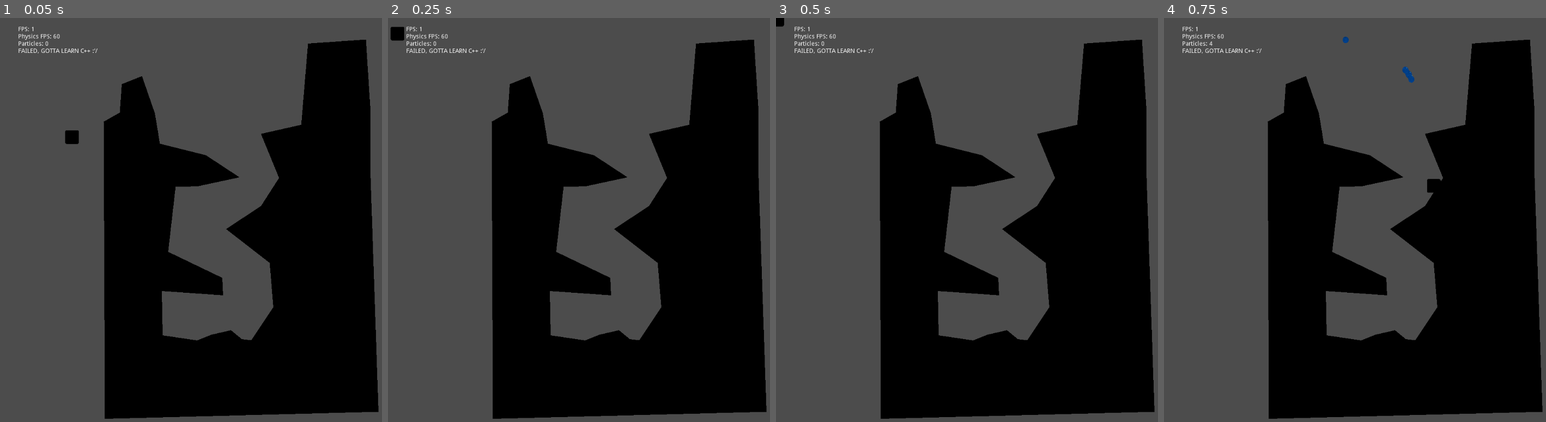
Above: before the commit, frames 1-4 (left to right).
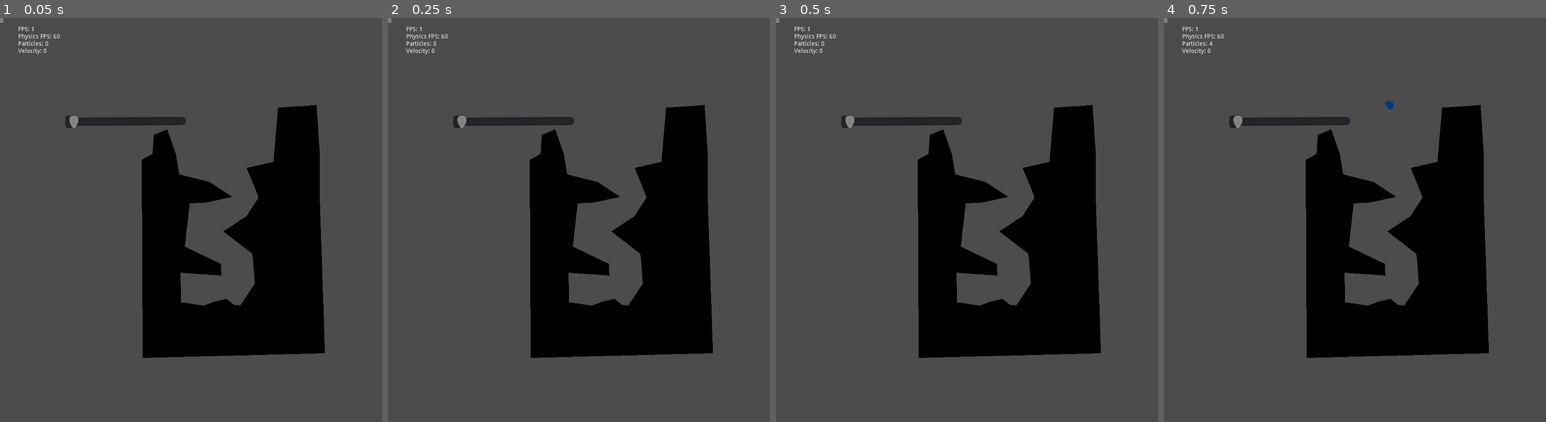
Above: after the commit, the same moments.

Repository: chazrockfool/PIPERUSH
Game: Godot game, scene res://FluidSim2D/Water Sim.tscn
Same seed, same stepped clock (60 frames per second), same inputs: the game is played once before the commit and once after it. The engine's default icon, where the game draws it, is replaced by a stand-in: a white triangle on a blue panel in a dark square.
Inputs (mouse positions are in pixels of both pictures, inside the frame that each line leads up to):
- Up to frame 1 (0.05 s): no input
- Up to frame 2 (0.25 s): no input
- Up to frame 3 (0.5 s): no input
- Up to frame 4 (0.75 s): tap Enter (ui_accept) at 0.5 s; move the mouse to (1477, 215) at 0.52 s; hold D (right) from 0.53 s (still down); hold Enter (ui_accept) from 0.53 s (still down)

The runs differ from the first frame. In frame 1, 36% of the frame differs, in the area x 0-100%, y 0-100%; in frame 2, 36%; in frame 3, 36%; in frame 4, 36%.

Commit message:
Velocity slider and pipes

Diff:
--- /dev/null
+++ b/Body.gd
@@ -0,0 +1,16 @@
+extends StaticBody2D
+
+
+# Declare member variables here. Examples:
+# var a = 2
+# var b = "text"
+
+
+# Called when the node enters the scene tree for the first time.
+func _ready():
+	pass # Replace with function body.
+
+
+# Called every frame. 'delta' is the elapsed time since the previous frame.
+#func _process(delta):
+#	pass
--- a/FPS.gd
+++ b/FPS.gd
@@ -11,4 +11,4 @@
 	physics_fps = Engine.iterations_per_second
 	particles = Globals.total_water_particles
 	text = "FPS: " + str(fps) + "\nPhysics FPS: " + str(physics_fps)\
-		+ "\nParticles: " + str(particles)+"\nFAILED, GOTTA LEARN C++ :'/"
+		+ "\nParticles: " + str(particles)+"\nVelocity: " + str(Globals.velocity)
--- /dev/null
+++ b/FluidSim2D/Pipe1.tscn
@@ -0,0 +1,30 @@
+[gd_scene load_steps=3 format=2]
+
+[ext_resource path="res://icon.png" type="Texture" id=2]
+
+[sub_resource type="RectangleShape2D" id=1]
+extents = Vector2( 32.5, 6.25 )
+
+[node name="MouseJig" type="StaticBody2D"]
+collision_layer = 15
+collision_mask = 15
+
+[node name="Sprite" type="Sprite" parent="."]
+self_modulate = Color( 0, 0, 0, 1 )
+position = Vector2( 0, -25 )
+scale = Vector2( 1, 0.21875 )
+texture = ExtResource( 2 )
+
+[node name="Sprite2" type="Sprite" parent="."]
+self_modulate = Color( 0, 0, 0, 1 )
+position = Vector2( -1, 25 )
+scale = Vector2( 1, 0.214989 )
+texture = ExtResource( 2 )
+
+[node name="CollisionShape2D" type="CollisionShape2D" parent="."]
+position = Vector2( -1, 25 )
+shape = SubResource( 1 )
+
+[node name="CollisionShape2D2" type="CollisionShape2D" parent="."]
+position = Vector2( 0, -25.25 )
+shape = SubResource( 1 )
--- a/FluidSim2D/Water Sim.tscn
+++ b/FluidSim2D/Water Sim.tscn
@@ -6,7 +6,8 @@
 [ext_resource path="res://Water_View_Shader.gdshader" type="Shader" id=4]
 [ext_resource path="res://icon.png" type="Texture" id=5]
 [ext_resource path="res://FluidSim2D/water_particle.png" type="Texture" id=6]
-[ext_resource path="res://FluidSim2D/MouseJig.tscn" type="PackedScene" id=7]
+[ext_resource path="res://slider.tscn" type="PackedScene" id=7]
+[ext_resource path="res://FluidSim2D/label.gd" type="Script" id=8]
 
 [sub_resource type="OpenSimplexNoise" id=3]
 octaves = 9
@@ -49,13 +50,18 @@
 light_mask = 2
 position = Vector2( 535, 234 )
 current = true
-zoom = Vector2( 2, 2 )
+zoom = Vector2( 3, 3 )
 
 [node name="WaterColor" type="Sprite" parent="."]
 material = SubResource( 2 )
 position = Vector2( 536, 181 )
 scale = Vector2( 45.6875, 39.875 )
 texture = ExtResource( 5 )
+
+[node name="Node2D" parent="." instance=ExtResource( 7 )]
+position = Vector2( -547, -630 )
+rotation = -0.0067389
+scale = Vector2( 8.32405, 7.39632 )
 
 [node name="CanvasLayer" type="CanvasLayer" parent="."]
 
@@ -69,4 +75,7 @@
 script = ExtResource( 1 )
 adjust_physics_update = true
 
-[node name="MouseJig" parent="." instance=ExtResource( 7 )]
+[node name="Label" type="Label" parent="CanvasLayer"]
+margin_right = 40.0
+margin_bottom = 14.0
+script = ExtResource( 8 )
--- a/FluidSim2D/WaterGenPhysicsServer.gd
+++ b/FluidSim2D/WaterGenPhysicsServer.gd
@@ -28,9 +28,9 @@
 	#set physics parameters
 	ps.body_set_param(water_col,Physics2DServer.BODY_PARAM_FRICTION,0.0)
 	ps.body_set_param(water_col,Physics2DServer.BODY_PARAM_MASS,3.0)
-	ps.body_set_param(water_col,Physics2DServer.BODY_PARAM_GRAVITY_SCALE,10.0)
+	ps.body_set_param(water_col,Physics2DServer.BODY_PARAM_GRAVITY_SCALE,1.0)
 	ps.body_set_state(water_col,PhysicsServer.BODY_STATE_TRANSFORM,trans)
-	ps.body_apply_central_impulse(water_col,get_local_mouse_position())
+	ps.body_apply_central_impulse(water_col,Vector2(Globals.velocity,0))
 	#Visual
 	#create canvas item(all 2D objects are canvas items)
 	var water_particle = vs.canvas_item_create()
--- /dev/null
+++ b/FluidSim2D/label.gd
@@ -0,0 +1,16 @@
+extends Label
+
+
+# Declare member variables here. Examples:
+# var a = 2
+# var b = "text"
+
+
+# Called when the node enters the scene tree for the first time.
+func _ready():
+	text = str(Globals.velocity)
+
+
+# Called every frame. 'delta' is the elapsed time since the previous frame.
+#func _process(delta):
+#	pass
--- a/Globals.gd
+++ b/Globals.gd
@@ -2,3 +2,4 @@
 
 
 var total_water_particles = 0
+var velocity = 0
--- /dev/null
+++ b/Goal.tscn
@@ -0,0 +1,16 @@
+[gd_scene load_steps=4 format=2]
+
+[ext_resource path="res://Body.gd" type="Script" id=1]
+[ext_resource path="res://icon.png" type="Texture" id=2]
+
+[sub_resource type="RectangleShape2D" id=1]
+extents = Vector2( 31, 31 )
+
+[node name="Goal" type="StaticBody2D"]
+script = ExtResource( 1 )
+
+[node name="Sprite" type="Sprite" parent="."]
+texture = ExtResource( 2 )
+
+[node name="CollisionShape2D" type="CollisionShape2D" parent="."]
+shape = SubResource( 1 )
--- a/project.godot
+++ b/project.godot
@@ -28,6 +28,14 @@
 
 [input]
 
+ui_accept={
+"deadzone": 0.5,
+"events": [ Object(InputEventKey,"resource_local_to_scene":false,"resource_name":"","device":0,"alt":false,"shift":false,"control":false,"meta":false,"command":false,"pressed":false,"scancode":16777221,"physical_scancode":0,"unicode":0,"echo":false,"script":null)
+, Object(InputEventKey,"resource_local_to_scene":false,"resource_name":"","device":0,"alt":false,"shift":false,"control":false,"meta":false,"command":false,"pressed":false,"scancode":16777222,"physical_scancode":0,"unicode":0,"echo":false,"script":null)
+, Object(InputEventKey,"resource_local_to_scene":false,"resource_name":"","device":0,"alt":false,"shift":false,"control":false,"meta":false,"command":false,"pressed":false,"scancode":32,"physical_scancode":0,"unicode":0,"echo":false,"script":null)
+, Object(InputEventJoypadButton,"resource_local_to_scene":false,"resource_name":"","device":0,"button_index":0,"pressure":0.0,"pressed":false,"script":null)
+ ]
+}
 left={
 "deadzone": 0.5,
 "events": [ Object(InputEventKey,"resource_local_to_scene":false,"resource_name":"","device":0,"alt":false,"shift":false,"control":false,"meta":false,"command":false,"pressed":false,"scancode":0,"physical_scancode":65,"unicode":0,"echo":false,"script":null)
--- /dev/null
+++ b/slider.gd
@@ -0,0 +1,22 @@
+extends Node2D
+
+
+# Declare member variables here. Examples:
+# var a = 2
+# var b = "text"
+
+
+# Called when the node enters the scene tree for the first time.
+func _ready():
+	pass # Replace with function body.
+
+
+# Called every frame. 'delta' is the elapsed time since the previous frame.
+#func _process(delta):
+#	pass
+
+
+
+
+func _on_HSlider_value_changed(value):
+	Globals.velocity = value # Replace with function body.
--- /dev/null
+++ b/slider.tscn
@@ -0,0 +1,13 @@
+[gd_scene load_steps=2 format=2]
+
+[ext_resource path="res://slider.gd" type="Script" id=1]
+
+[node name="Node2D" type="Node2D"]
+script = ExtResource( 1 )
+
+[node name="HSlider" type="HSlider" parent="."]
+margin_right = 104.0
+margin_bottom = 16.0
+max_value = 1000.0
+
+[connection signal="value_changed" from="HSlider" to="." method="_on_HSlider_value_changed"]
Not shown: 1 places in FluidSim2D/Water Sim.tscn that only renumber resources
